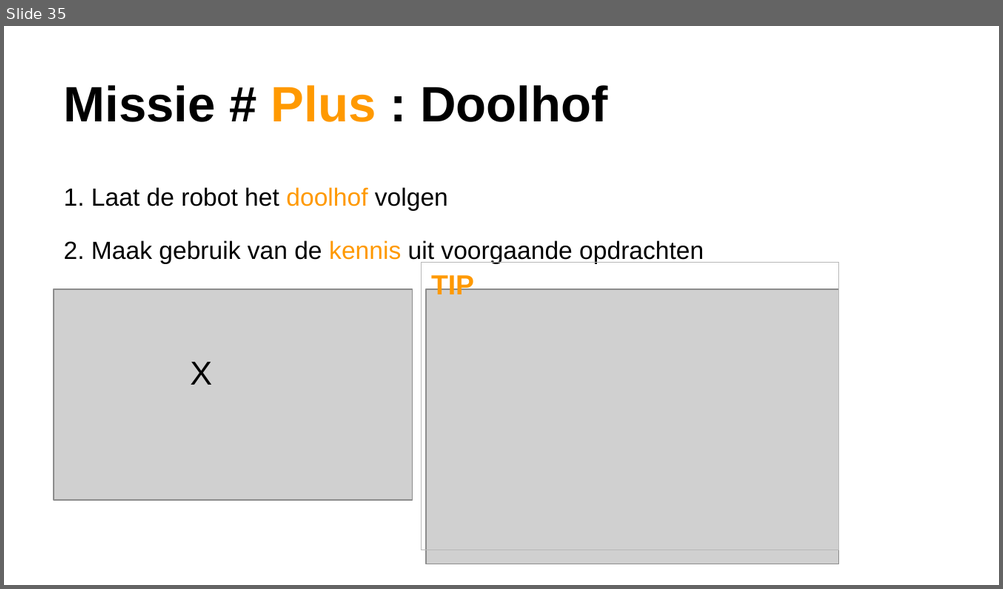
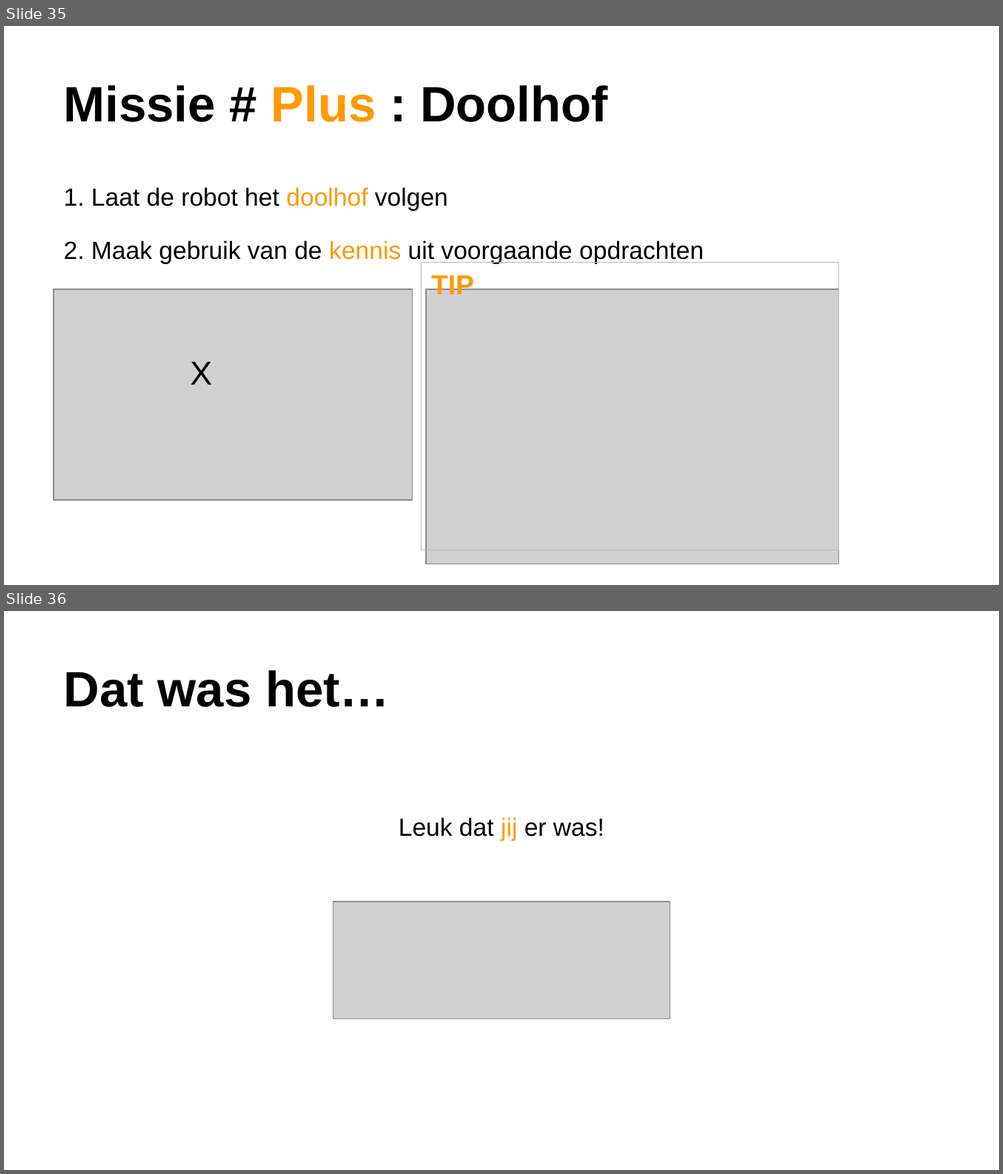
Before and after one commit to zilverstede/Devoxx4kids-Mindstorms, a slide deck: Devoxx4Kids Mindstorms Workshop NL.pptx. Shown one above the other, each under a label of ours: slide 35 before the commit, slides 35 and 36 after it. The pictures are 1003x589 and 1003x1174 pixels, drawn with LibreOffice and Linux fonts; fonts in the diff are those of the drawing; grey boxes stand for pictures; background and template pictures are left out. Boxes give left, top, right and bottom in pixels: in the first picture for what was removed or moved away, otherwise in the second. Text is boxed around its words. In the diff, an @@ line names an element or a change of style, - is before the commit and + after.

Commit message:
Afsluitende slide toegevoegd

```diff
--- a/Devoxx4Kids Mindstorms Workshop NL.pptx
+++ b/Devoxx4Kids Mindstorms Workshop NL.pptx
@@ slide 36 added at bbox=[4, 611, 999, 1170], background #FFFFFF @@
@@ title added at bbox=[64, 670, 390, 707], 36 pt, text #000000, bold @@
+Dat was het…
@@ text added at bbox=[398, 817, 604, 840], 18 pt, text #000000 @@
+Leuk dat jij er was!
@@ picture added at bbox=[333, 903, 669, 1019] @@
```
